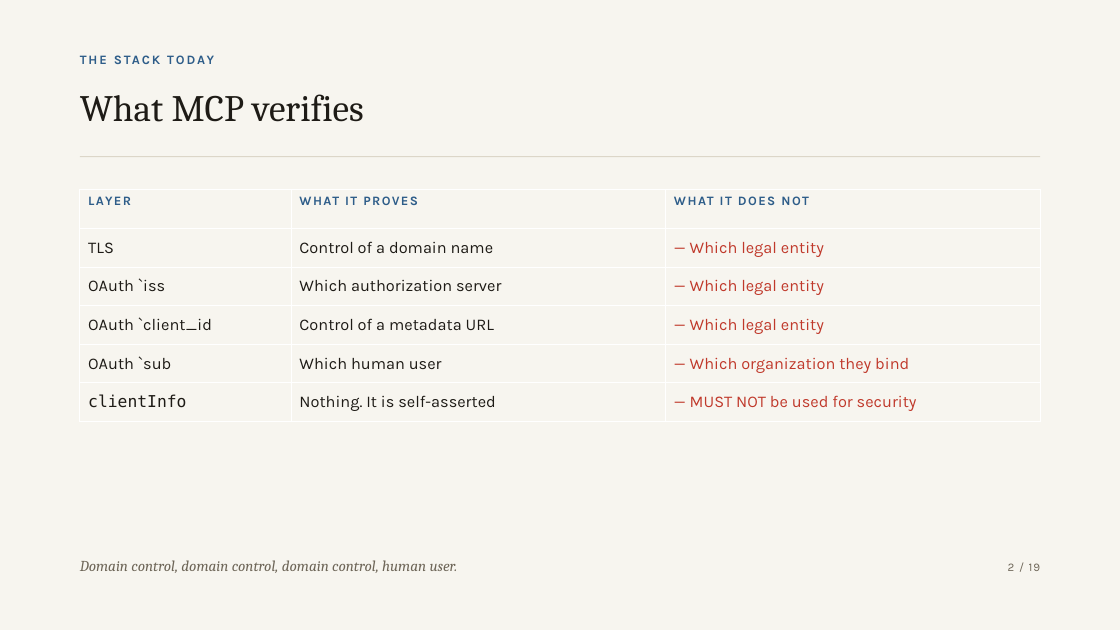
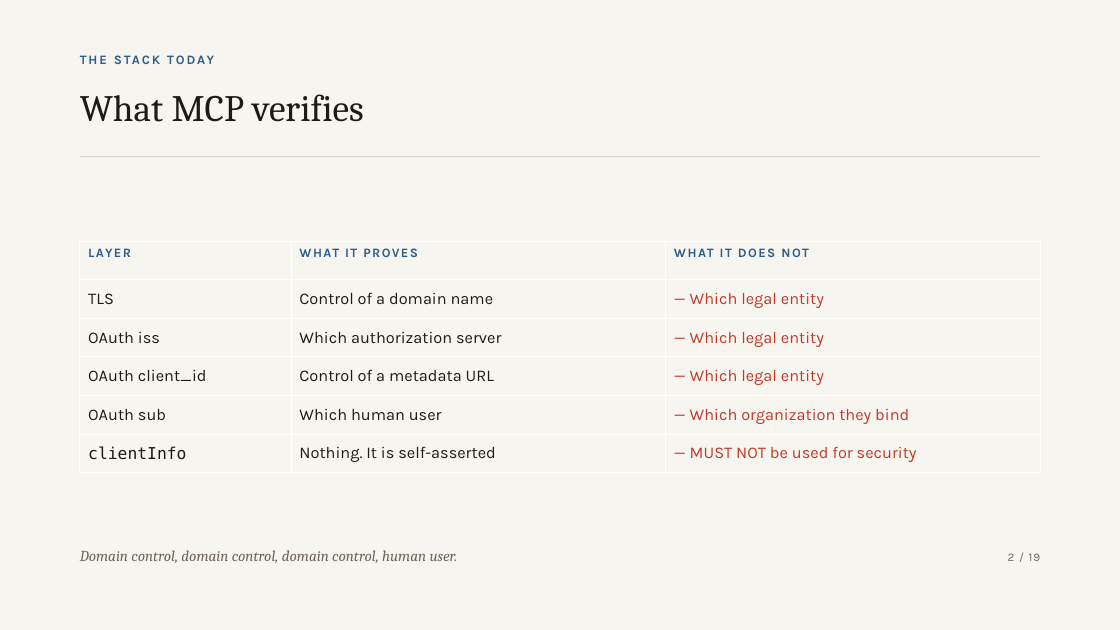
Before and after one commit to zuemen/mcp-vlei, a slide deck: slide 2 of docs/slides/mcp-vlei.pptx. Drawn at 1120x630 pixels with LibreOffice and Linux fonts; fonts in the diff are those of the drawing. Boxes give left, top, right and bottom in pixels: in the first picture for what was removed or moved away, otherwise in the second. Text is boxed around its words. In the diff, an @@ line names an element or a change of style, - is before the commit and + after.

```diff
--- a/docs/slides/mcp-vlei.pptx
+++ b/docs/slides/mcp-vlei.pptx
@@ table at (80, 241, 1041, 473) @@
-row 3, column 1: OAuth `iss
+row 3, column 1: OAuth iss
-row 4, column 1: OAuth `client_id
+row 4, column 1: OAuth client_id
-row 5, column 1: OAuth `sub
+row 5, column 1: OAuth sub
@@ table: place and size @@
-table at (80, 190, 1041, 422)
+table at (80, 241, 1041, 473)
@@ text "Domain control, domain control, domain ...": place and size @@
-text "Domain control, domain control, domain ..." at (80, 560, 458, 573)
+text "Domain control, domain control, domain ..." at (80, 550, 458, 563)
@@ text "2 / 19": place and size @@
-text "2 / 19" at (1008, 563, 1041, 571)
+text "2 / 19" at (1008, 553, 1041, 561)
```
Also in this commit, not shown: 17 other slides changed, 2 other files.
